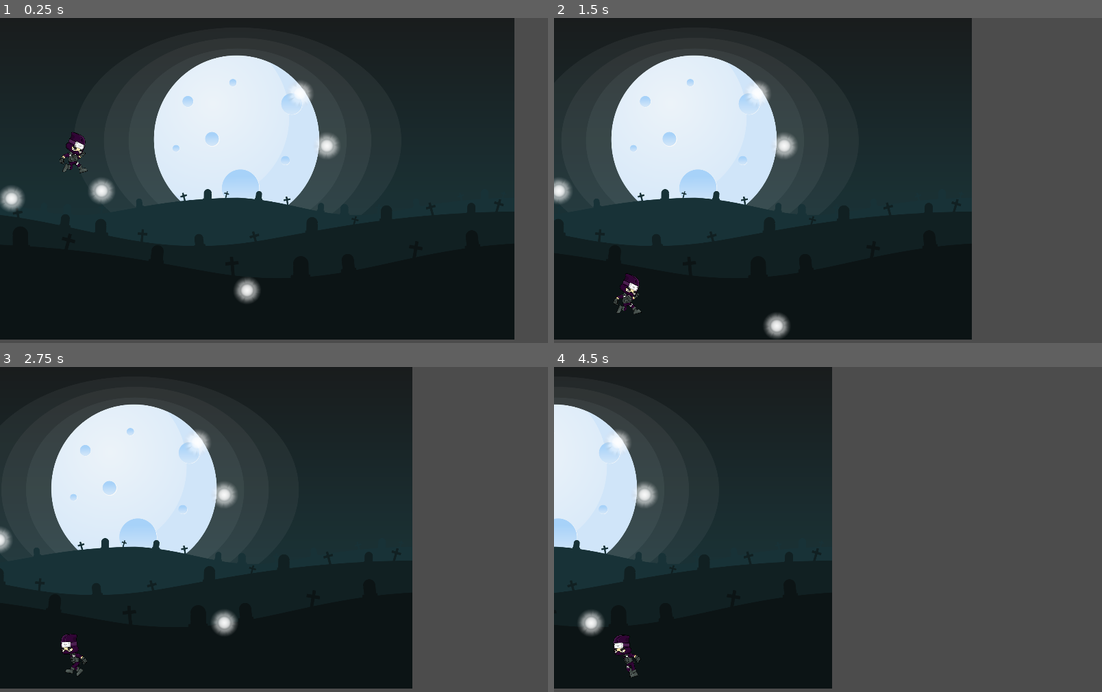
Above: before the commit, frames 1-4 (two rows, left to right).
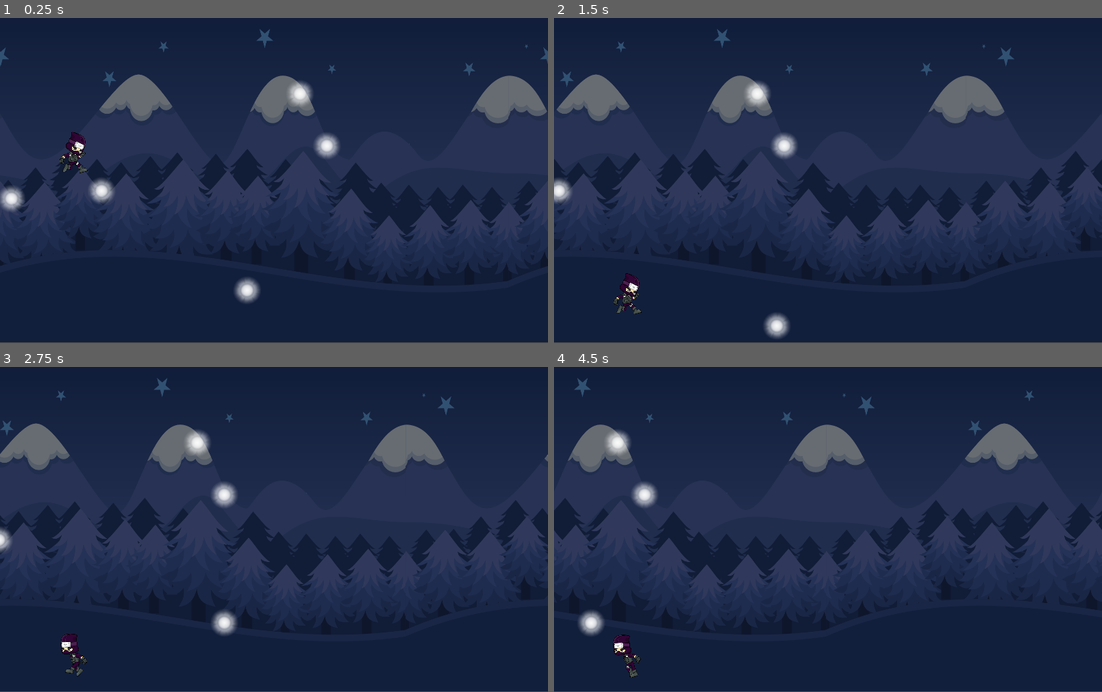
Above: after the commit, the same moments.

Repository: ahmet9cengiz/DarkLight
Game: Godot game, scene res://Scene1.tscn
The game is run twice, just before and just after one commit, with the same random seed, the same clock (stepped at 60 frames per second) and the same inputs.
Inputs:
- Up to frame 1 (0.25 s): no input
- Up to frame 2 (1.5 s): hold Right (ui_right) from 0.53 s (still down); tap Up (ui_up) at 0.77 s
- Up to frame 3 (2.75 s): tap Up (ui_up) at 1.52 s; release Right (ui_right) at 2.03 s; hold Left (ui_left) from 2.03 s (still down)
- Up to frame 4 (4.5 s): release Left (ui_left) at 2.78 s; hold Right (ui_right) 2.78-4.28 s; tap Up (ui_up) at 3.02, 3.77 s; hold Left (ui_left) from 4.28 s (still down)

The runs differ from the first frame. In frame 1, 83% of the frame differs, in the area x 0-100%, y 0-100%; in frame 2, 85%; in frame 3, 86%; in frame 4, 90%.

Commit message:
background changed

Diff:
--- a/DarkLightGame/Scene1.tscn
+++ b/DarkLightGame/Scene1.tscn
@@ -1,9 +1,9 @@
 [gd_scene load_steps=6 format=2]
 
 [ext_resource path="res://Scene1.gd" type="Script" id=1]
-[ext_resource path="res://images/png/BG.png" type="Texture" id=2]
-[ext_resource path="res://Player.tscn" type="PackedScene" id=3]
-[ext_resource path="res://lightContainer.tscn" type="PackedScene" id=4]
+[ext_resource path="res://Player.tscn" type="PackedScene" id=2]
+[ext_resource path="res://lightContainer.tscn" type="PackedScene" id=3]
+[ext_resource path="res://images/png/BG.png" type="Texture" id=4]
 
 [sub_resource type="RectangleShape2D" id=1]
 extents = Vector2( 500, 10 )
@@ -11,14 +11,7 @@
 [node name="main" type="Node2D"]
 script = ExtResource( 1 )
 
-[node name="Background" type="Sprite" parent="."]
-modulate = Color( 0.980392, 0.980392, 0.980392, 1 )
-position = Vector2( 518.168, 301.082 )
-scale = Vector2( 0.517584, 0.526013 )
-z_index = -1
-texture = ExtResource( 2 )
-
-[node name="Player" parent="." instance=ExtResource( 3 )]
+[node name="Player" parent="." instance=ExtResource( 2 )]
 
 [node name="floor" type="StaticBody2D" parent="."]
 editor/display_folded = true
@@ -28,13 +21,24 @@
 shape = SubResource( 1 )
 
 [node name="leftBoundary" type="StaticBody2D" parent="."]
-editor/display_folded = true
 position = Vector2( -11.9243, 305.345 )
 rotation = 1.57079
 scale = Vector2( 0.60815, -0.897981 )
 
 [node name="CollisionShape2D" type="CollisionShape2D" parent="leftBoundary"]
-position = Vector2( 3.05176e-05, 0 )
+position = Vector2( 3.05176e-005, 0 )
 shape = SubResource( 1 )
 
-[node name="lightContainer" parent="." instance=ExtResource( 4 )]
+[node name="lightContainer" parent="." instance=ExtResource( 3 )]
+
+[node name="ParallaxBackground" type="ParallaxBackground" parent="."]
+
+[node name="ParallaxLayer" type="ParallaxLayer" parent="ParallaxBackground"]
+motion_mirroring = Vector2( 1024, 0 )
+
+[node name="Background" type="Sprite" parent="ParallaxBackground/ParallaxLayer"]
+modulate = Color( 0.486275, 0.45098, 0.45098, 1 )
+scale = Vector2( 0.57, 0.68 )
+z_index = -1
+texture = ExtResource( 4 )
+centered = false
--- a/DarkLightGame/backup.gd
+++ /dev/null
@@ -1,33 +0,0 @@
-extends AnimatedSprite
-
-var timer
-
-#add a timer as a child
-#wait_time can be changed to make animation look better
-func _ready():
-	timer = Timer.new()
-	add_child(timer)
-	timer.wait_time = 0.05
-	timer.connect("timeout", self, "animateMe")
-	timer.start()
-
-#manipulate the animation style
-func _process(delta):
-
-	if Input.is_key_pressed(KEY_LEFT):
-		self.animation = "runLeft"
-		self.position.x -= 200 * delta
-	elif Input.is_key_pressed(KEY_RIGHT):
-		self.animation = "runRight"
-		self.position.x += 200 * delta
-	else:
-		self.animation = "idle"
-
-#loop through the frames
-func animateMe():
-	var numberOfFrames = 9
-
-	if self.frame < numberOfFrames :
-		self.frame += 1
-	elif self.frame == numberOfFrames:
-		self.frame = 0
--- a/DarkLightGame/backup2.gd
+++ /dev/null
@@ -1,39 +0,0 @@
-extends KinematicBody2D
-
-var timer
-const ACCELARATION = 50
-const MAX_SPEED = 200
-const GRAVITY = 20
-var motion = Vector2()
-
-#add a timer as a child
-#wait_time can be changed to make animation look better
-func _ready():
-	timer = Timer.new()
-	add_child(timer)
-	timer.wait_time = 0.05
-	timer.connect("timeout", self, "animateMe")
-	timer.start()
-
-func _physics_process(delta):
-	motion.y += GRAVITY
-	get_node("NinjaBoy").animation = "idle"
-
-	if Input.is_action_pressed("ui_right"):
-		get_node("NinjaBoy").animation = "runRight"
-		motion.x += ACCELARATION
-		motion.x = min(motion.x, MAX_SPEED)
-	if Input.is_action_pressed("ui_left"):
-		get_node("NinjaBoy").animation = "runRight"
-		motion.x -= ACCELARATION
-		motion.x = max(motion.x, -MAX_SPEED)
-
-
-#loop through the frames
-func animateMe():
-	var numberOfFrames = 9
-
-	if get_node("NinjaBoy").frame < numberOfFrames :
-		get_node("NinjaBoy").frame += 1
-	elif get_node("NinjaBoy").frame == numberOfFrames:
-		get_node("NinjaBoy").frame = 0
--- a/DarkLightGame/lightContainer.tscn
+++ b/DarkLightGame/lightContainer.tscn
@@ -16,7 +16,7 @@
 
 [node name="follower" type="PathFollow2D" parent="path1"]
 position = Vector2( 480.283, 575.407 )
-rotation = -0.724998
+rotation = -1.01957
 __meta__ = {
 "_edit_group_": true
 }
Binary file changed: DarkLightGame/images/png/BG.png
